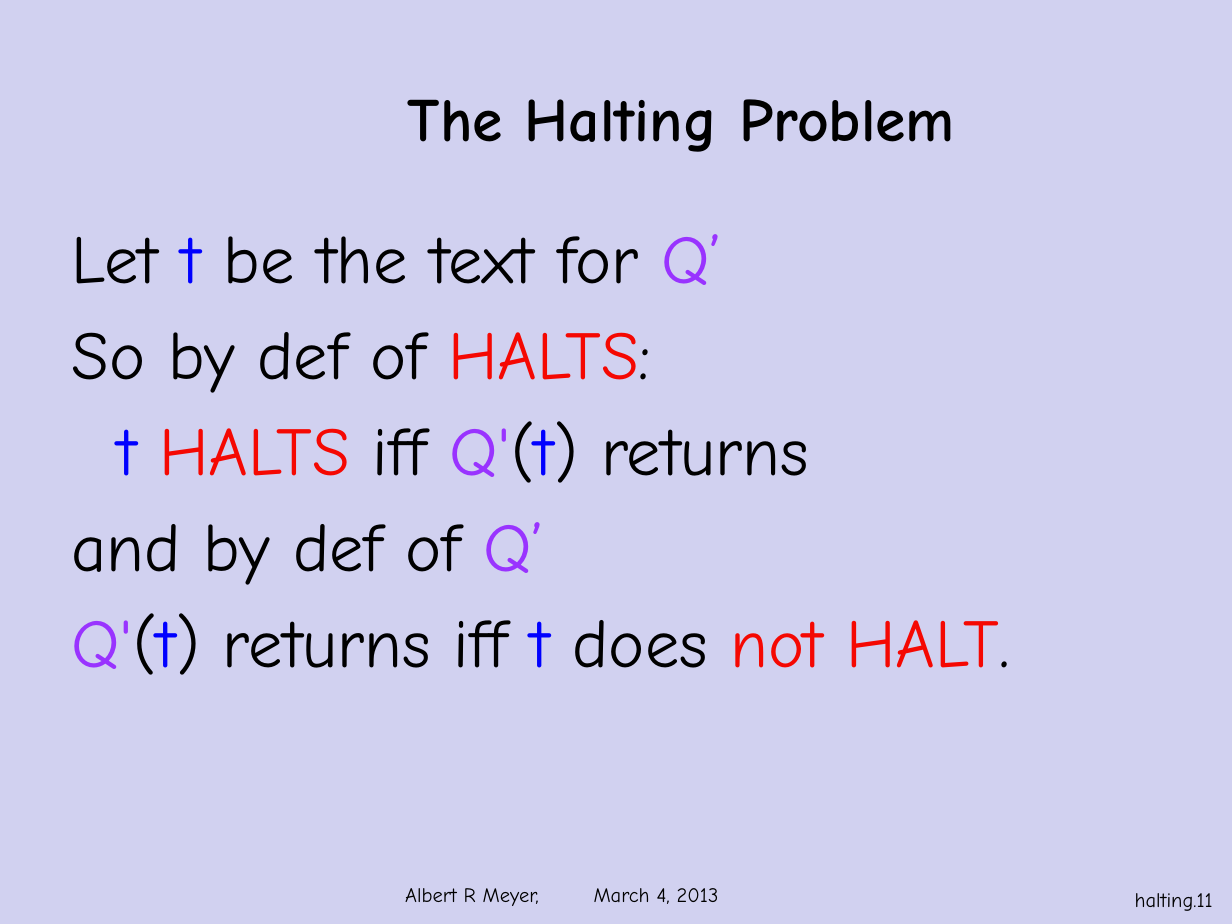
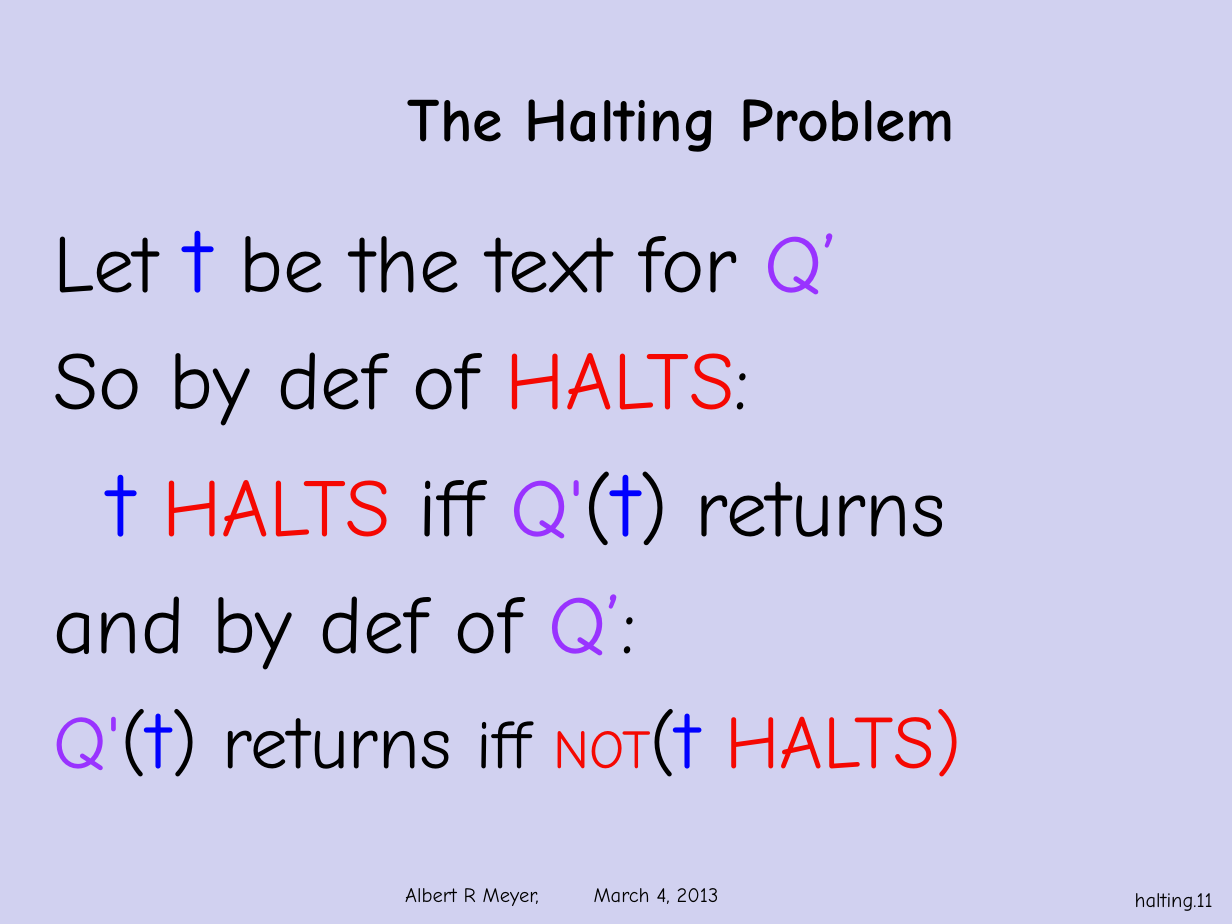
Before and after one commit to armeyer/mcs_web, a slide deck: slide 11 of spring13/slides13/halting-problem-no-diagram.pptx. Drawn at 1232x924 pixels with LibreOffice and Linux fonts; fonts in the diff are those of the drawing; background and template pictures are left out. Boxes give left, top, right and bottom in pixels: in the first picture for what was removed or moved away, otherwise in the second. Text is boxed around its words. In the diff, an @@ line names an element or a change of style, - is before the commit and + after.

Commit message:
edit halting-problem slides

```diff
--- a/spring13/slides13/halting-problem-no-diagram.pptx
+++ b/spring13/slides13/halting-problem-no-diagram.pptx
@@ text "Let t be the text ...": place and size @@
-text "Let t be the text ..." at (71, 234, 1009, 675)
+text "Let t be the text ..." at (54, 230, 961, 777)
@@ text at (54, 230, 946, 545): size 40 to 48 pt in "Let be the text for Q’", "So by def of HALTS:", "HALTS iff Q'(t) returns"; size 40 to 54 pt in "t", "t Q'(t)"; more space between paragraphs @@
@@ text at (54, 594, 961, 777): text changed; size 40 to 44 pt @@
-and by def of Q’
-Q'(t) returns iff t does not HALT.
+and by def of Q’:
+Q'(t) returns iff NOT(t HALTS)
```
Also in this commit, not shown: 14 other slides changed, 1 other file.
